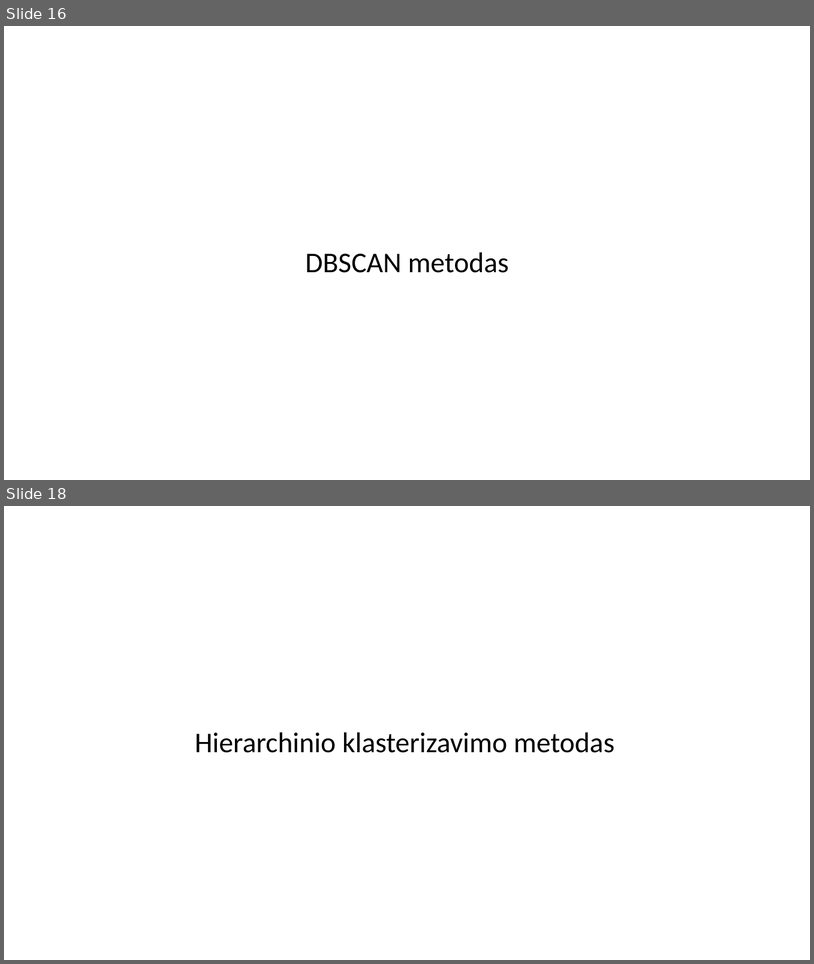
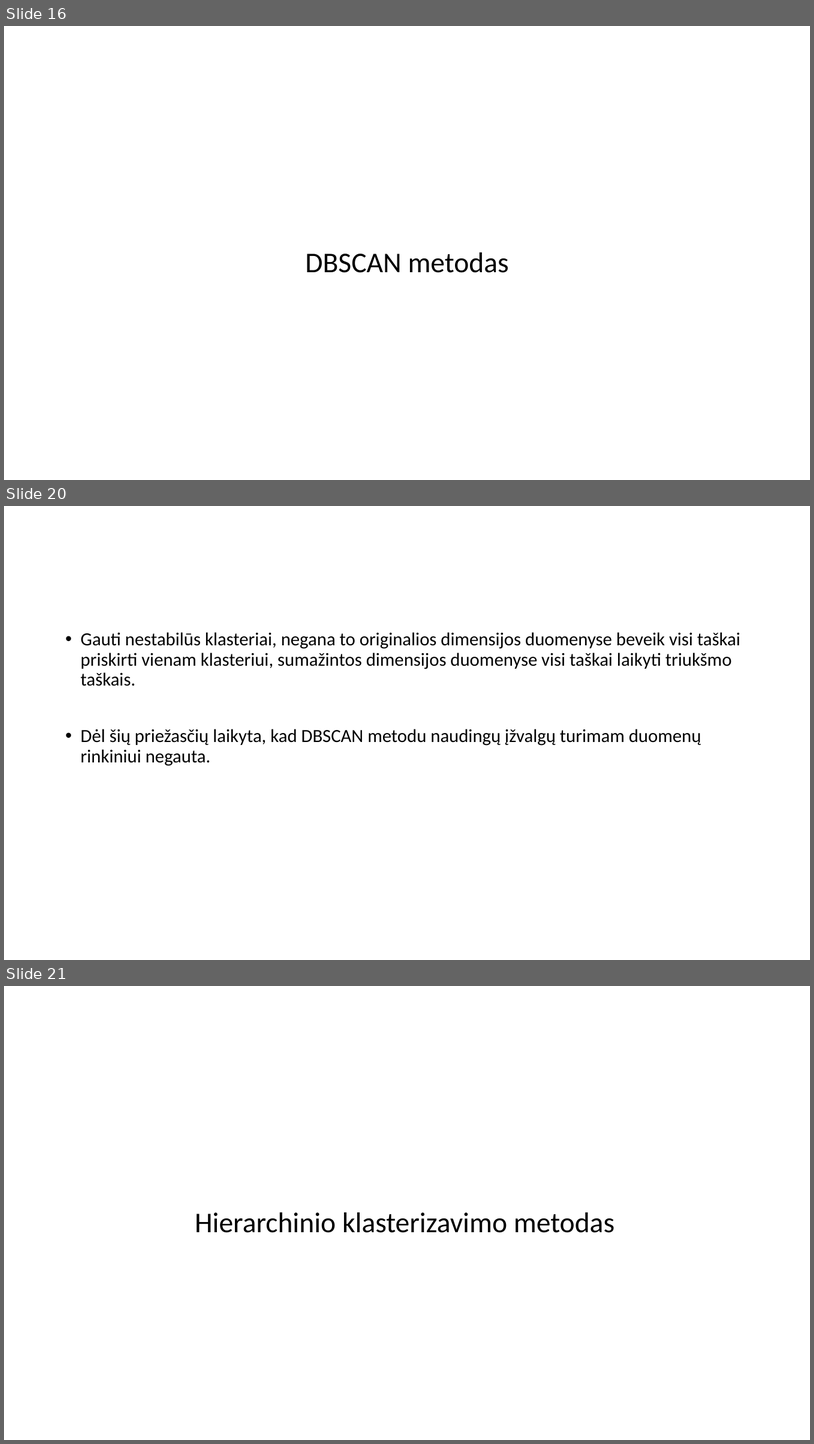
Before and after one commit to dovmar/PDVS, a slide deck: Lab_3/Pristatymas.pptx. Shown one above the other, each under a label of ours: slides 16 and 18 before the commit, slides 16, 20 and 21 after it; the slides between them are not shown. The pictures are 814x964 and 814x1444 pixels, drawn with LibreOffice and Linux fonts; fonts in the diff are those of the drawing. Boxes give left, top, right and bottom in pixels: in the first picture for what was removed or moved away, otherwise in the second. Text is boxed around its words. In the diff, an @@ line names an element or a change of style, - is before the commit and + after.

```diff
--- a/Lab_3/Pristatymas.pptx
+++ b/Lab_3/Pristatymas.pptx
@@ slide 20 added at bbox=[4, 506, 810, 960], background #FFFFFF @@
@@ text added at bbox=[81, 632, 741, 766], 22 pt, text #000000 @@
+• Gauti nestabilūs klasteriai, negana to originalios dimensijos duomenyse beveik visi taškai priskirti vienam klasteriui, sumažintos dimensijos duomenyse visi taškai laikyti triukšmo taškais.
+• Dėl šių priežasčių laikyta, kad DBSCAN metodu naudingų įžvalgų turimam duomenų rinkiniui negauta.
@@ what was slide 18 is now slide 21 @@
```
Also in this commit, not shown: 1 slide changed, 8 other slides added, 3 slides removed, 5 other files.
